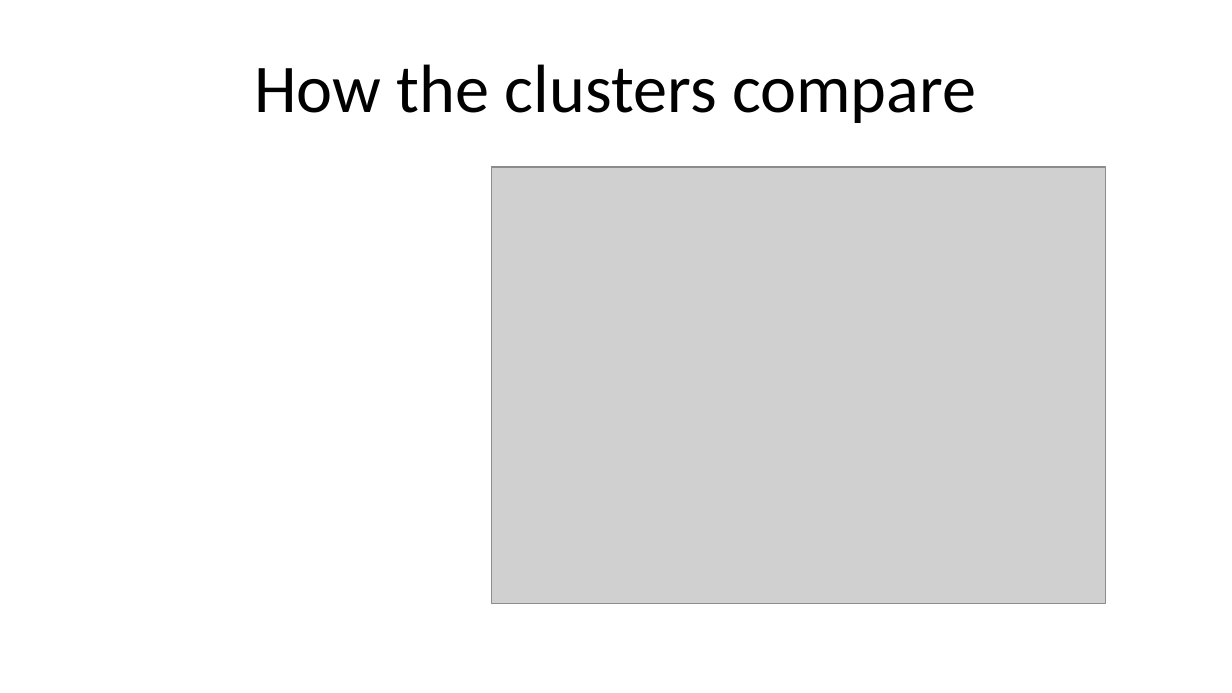
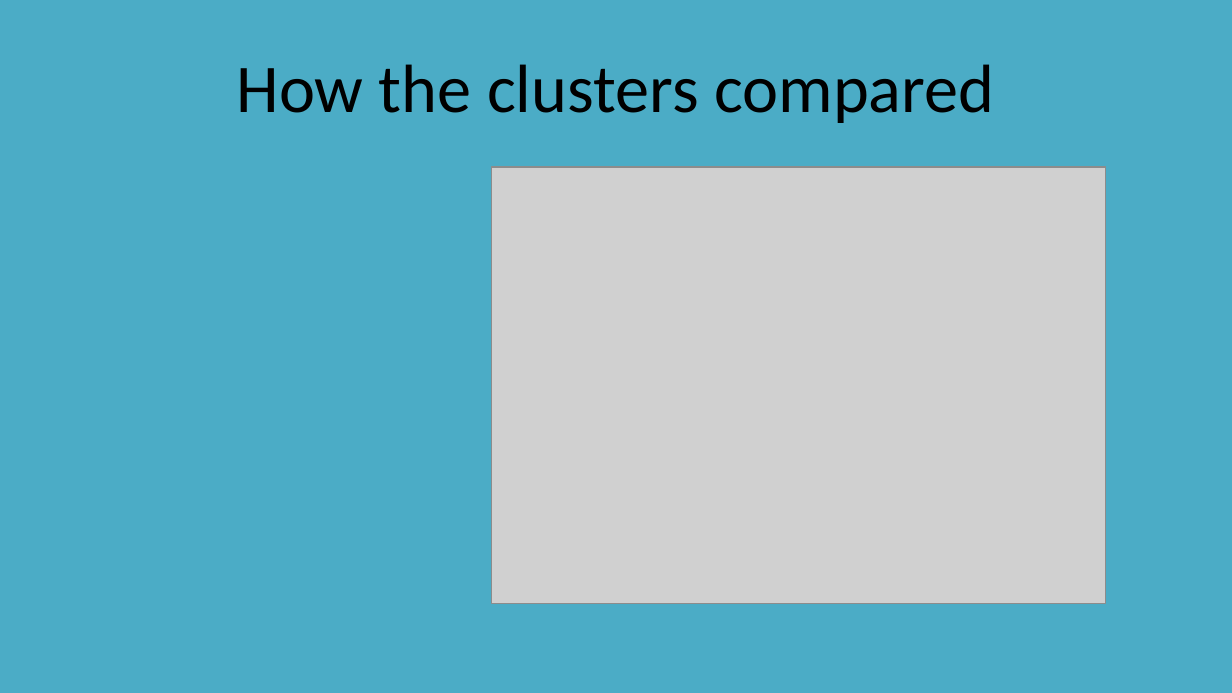
Before and after one commit to CharlesFung87/Coursera_Capstone, a slide deck: slide 8 of Olympic host cities presentation.pptx. Drawn at 1232x693 pixels with LibreOffice and Linux fonts; fonts in the diff are those of the drawing; grey boxes stand for pictures. Boxes give left, top, right and bottom in pixels: in the first picture for what was removed or moved away, otherwise in the second. Text is boxed around its words. In the diff, an @@ line names an element or a change of style, - is before the commit and + after.

```diff
--- a/Olympic host cities presentation.pptx
+++ b/Olympic host cities presentation.pptx
@@ background #FFFFFF to #4BACC6 @@
@@ text at (236, 64, 994, 123): text changed @@
-How the clusters compare
+How the clusters compared
```
Also in this commit, not shown: 18 other slides changed, 4 other files.
